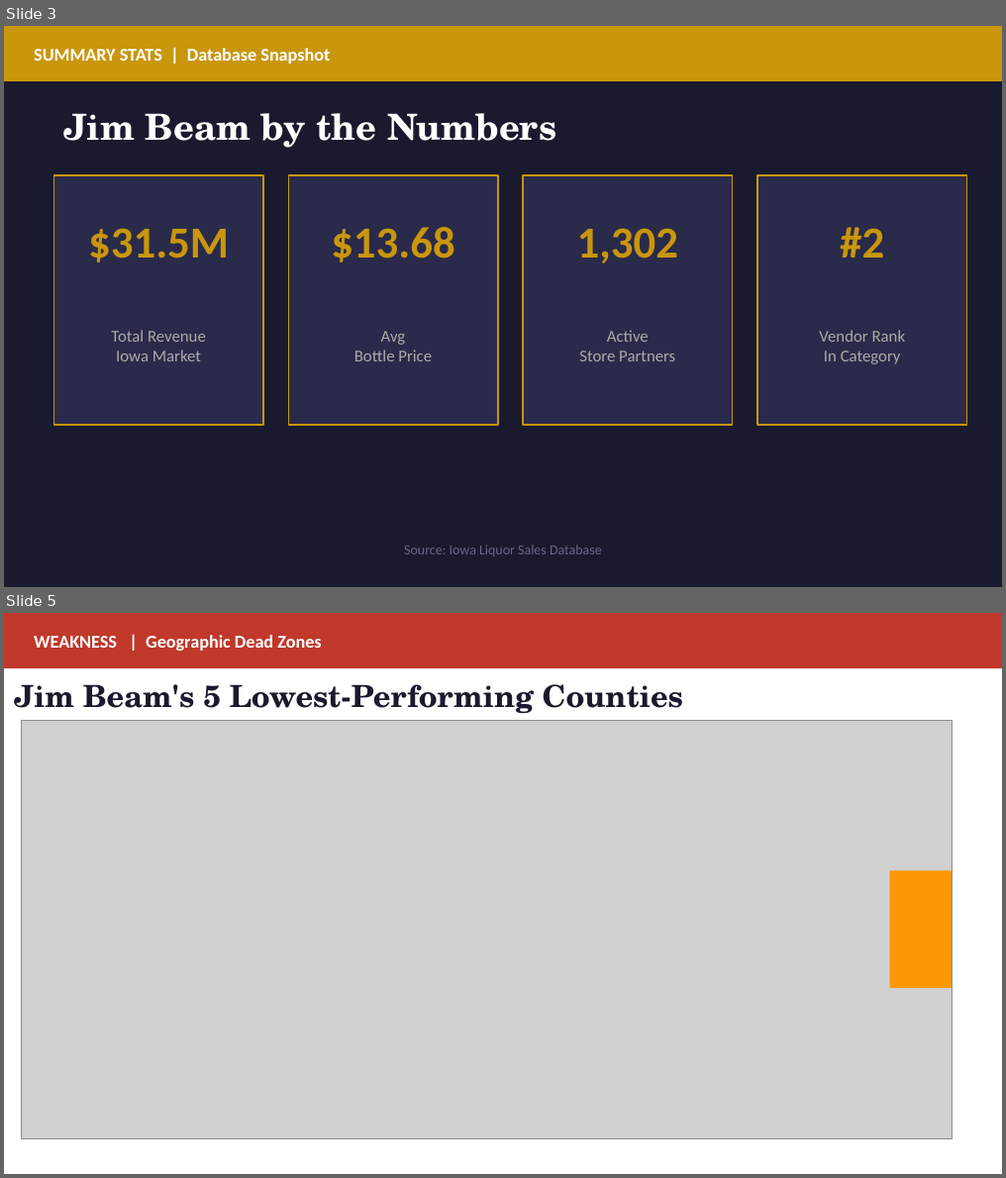
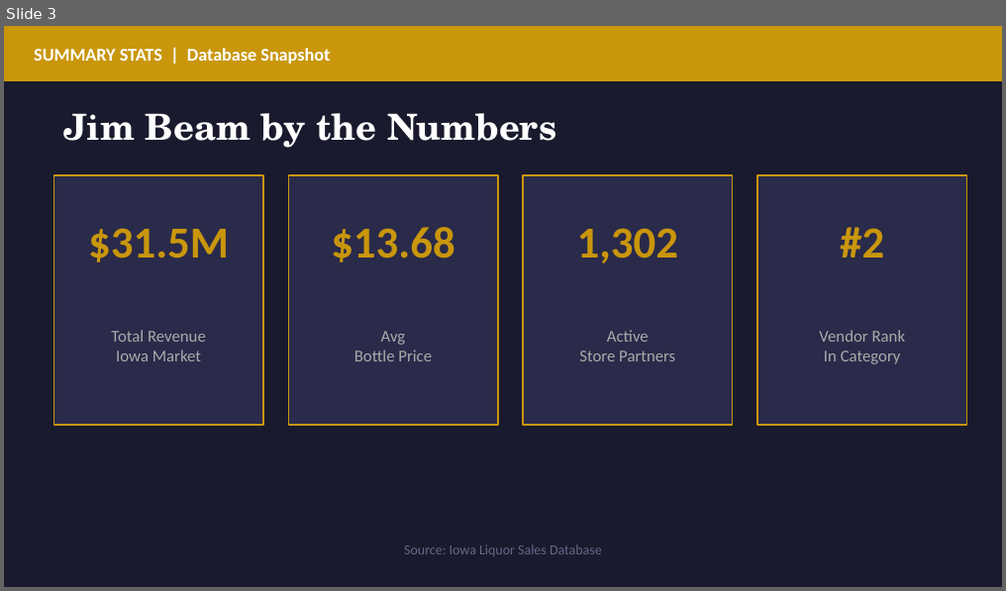
Before and after one commit to caglacelik-web/data-analytics, a slide deck: week-04/Capstone_1/Jim_Beam_5min.pptx. Shown one above the other, each under a label of ours: slides 3 and 5 before the commit, slide 3 after it; the slides between them are not shown. The pictures are 1006x1178 and 1006x591 pixels, drawn with LibreOffice and Linux fonts; fonts in the diff are those of the drawing; grey boxes stand for pictures. Boxes give left, top, right and bottom in pixels: in the first picture for what was removed or moved away, otherwise in the second. Text is boxed around its words. In the diff, an @@ line names an element or a change of style, - is before the commit and + after.

```diff
--- a/week-04/Capstone_1/Jim_Beam_5min.pptx
+++ b/week-04/Capstone_1/Jim_Beam_5min.pptx
@@ slide 5 removed at <box>4,613,1002,1174</box>, background #FFFFFF @@
@@ rectangle removed at <box>4,613,1002,667</box> @@
@@ text removed at <box>34,635,321,651</box> @@
-WEAKNESS | Geographic Dead Zones
@@ text removed at <box>14,684,683,714</box> @@
-Jim Beam's 5 Lowest-Performing Counties
@@ picture removed at <box>21,721,952,1140</box> @@
@@ rectangle removed at <box>890,870,952,988</box> @@
```
Also in this commit, not shown: 2 slides changed, 1 slide added, 1 other file.
